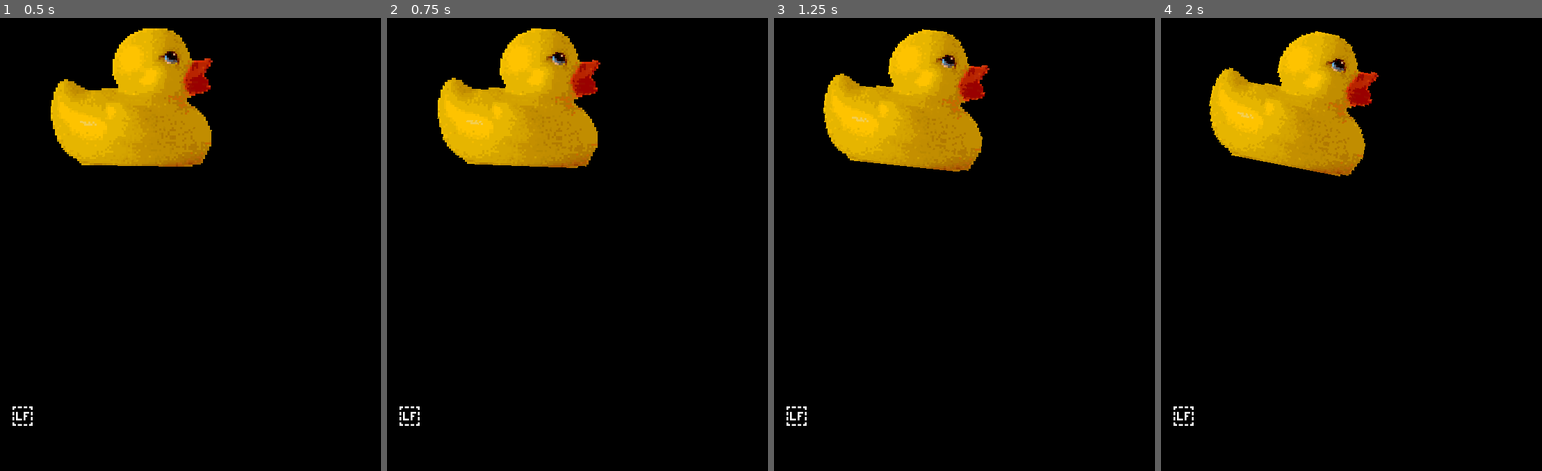
Above: before the commit, frames 1-4 (left to right).
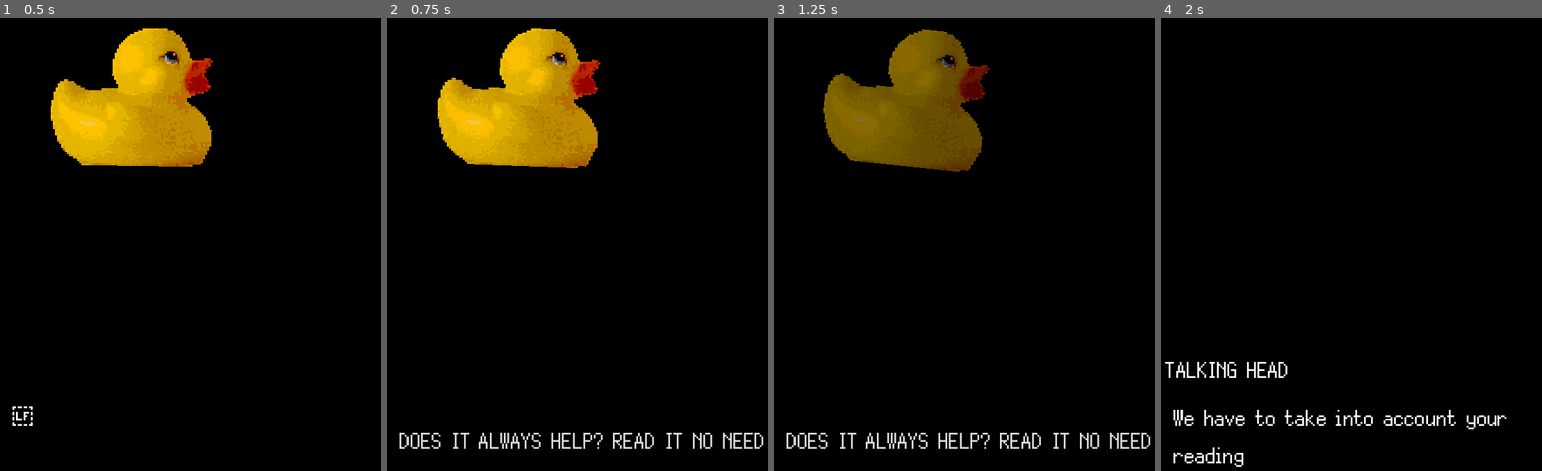
Above: after the commit, the same moments.

Repository: Cuber01/GoldenDuck
Game: Godot game, scene res://main.tscn
The game is run twice, just before and just after one commit, with the same random seed, the same clock (stepped at 60 frames per second) and the same inputs.
Inputs (mouse positions are in pixels of both pictures, inside the frame that each line leads up to):
- Up to frame 1 (0.5 s): no input
- Up to frame 2 (0.75 s): tap Enter (ui_accept) at 0.5, 0.6 s
- Up to frame 3 (1.25 s): tap Enter (ui_accept) at 0.77, 1.07 s
- Up to frame 4 (2 s): click (1275, 443) at 1.25 s, where only the run after the commit has a clickable "DOES IT ALWAYS HELP?"

Frame 1 is identical in both runs. In frame 2, 1.3% of the frame differs, in the area x 3-99%, y 85-96%; in frame 3, 10%; in frame 4, 11%, in the area x 1-91%, y 2-100%.
Error before the commit: Attempt to call function 'change_pose' in base 'null instance' on a null instance. (res://Game.gd:28)

Commit message:
Added calling functionsgit add *

Diff:
--- a/Game.gd
+++ b/Game.gd
@@ -13,6 +13,7 @@
 var enter_to_continue: bool = true
 
 func _ready():
+	DI.reset($SceneryManager)
 	DI.tokens = Parser.prepare_file("res://dialogues/intro.txt")
 
 func _process(delta):
@@ -25,10 +26,8 @@
 func go_further():
 	var dialogue_info: DialogueInterpreter.DialogueRV = DI.get_next_dialogue()
 	if dialogue_info.type == DialogueInterpreter.ReturnType.DIALOGUE:
-		$Office.change_pose()
 		update_dialogue(dialogue_info)
 	elif dialogue_info.type == DialogueInterpreter.ReturnType.CHOICES:
-		$Office.change_pose()
 		choice_menu(dialogue_info.content)
 	elif dialogue_info.type == DialogueInterpreter.ReturnType.END:
 		end_dialogue()
@@ -58,17 +57,3 @@
 	DI.choose(id)
 	go_further()
 	enter_to_continue = true
-
-func transition_fade_out():
-	var tween = create_tween()
-	tween.tween_property($TransitionFade, "color", Color(0,0,0,0), 1).set_ease(Tween.EASE_OUT).set_trans(Tween.TRANS_SINE)
-
-func transition_fade_in():
-	var tween = create_tween()
-	tween.tween_property($TransitionFade, "color", Color(0,0,0,1), 1).set_ease(Tween.EASE_IN).set_trans(Tween.TRANS_SINE)
-
-func transition_curtain():
-	var tween = create_tween()
-	tween.tween_property($TransitionCurtain, "position", Vector2(0,0), 1.5).set_ease(Tween.EASE_OUT).set_trans(Tween.TRANS_SINE)
-	tween.tween_property($TransitionCurtain, "position", Vector2(200,0), 1.5).set_ease(Tween.EASE_IN).set_trans(Tween.TRANS_SINE).set_delay(1)
-	$TransitionCurtain.position = Vector2(-200, 0)
--- a/dialogue_handling/DialogueInterpreter.gd
+++ b/dialogue_handling/dialogue_interpreter.gd
@@ -1,13 +1,15 @@
 extends Node
 class_name DialogueInterpreter
 
-var tokens = []
+var tokens: Array[Variant] = []
 
 var choice_trees: Array = [null,null,null,null,null,null,null,null,null,null]
-var current_choice_index = 0
+var current_choice_index: int = 0
 
 var indentation_level: int = 0
 var last_npc: String
+
+var functions: BuiltinLib
 
 class DialogueRV:
 	var type: ReturnType = ReturnType.NONE
@@ -23,13 +25,25 @@
 
 var dialogue_line: String
 
-var token
-var line: int
+var token: Variant = null
+var line: int = 0
 
 var i: int = 0:
 	set(value):
 		i = value
 		token = tokens[i]
+
+func reset(SceneryManager: BuiltinLib):
+	line = 0
+	token = null
+	dialogue_line = ""
+	last_npc = ""
+	indentation_level = 0
+	current_choice_index = 0
+	tokens = []
+	choice_trees = [null,null,null,null,null,null,null,null,null,null]
+
+	functions = SceneryManager
 
 func get_next_dialogue() -> DialogueRV:
 	print(tokens)
@@ -88,8 +102,18 @@
 			jump(jump_to)
 			indentation_level -= indent_change
 			i -= 1
-		elif token.type == DP.TokenType.EMPTY_LINE:
-			print("Empty line — is it useless?")
+		elif token.type == DP.TokenType.CALL:
+			var func_name = next()
+			var amount_of_args = next()
+			var args = []
+			for a in amount_of_args:
+				args.append(next())
+
+			var method = Callable(functions, func_name)
+			if len(args) > 1:
+				method.call(args)
+			else:
+				method.call()
 
 		i += 1
 	return null
--- a/dialogue_handling/DialogueParser.gd
+++ b/dialogue_handling/dialogue_parser.gd
@@ -1,9 +1,9 @@
 class_name DP
 extends Node
 
-var lines: Array
-var line_index = 0
-var tokens = []
+var lines: PackedStringArray
+var line_index := 0
+var tokens: Array[Variant] = []
 
 enum TokenType {
 	INDENT,
@@ -11,9 +11,9 @@
 	END,
 	CHARACTER,
 	CHOICE,
-	EMPTY_LINE,
 	END_CHOICE,
-	INDENT_JUMP
+	INDENT_JUMP,
+	CALL
 }
 
 class Token:
@@ -31,12 +31,12 @@
 			return "[CHARACTER " + str(line) + "]"
 		elif  type == TokenType.CHOICE:
 			return "[CHOICE " + str(line) + "]"
-		elif type == TokenType.EMPTY_LINE:
-			return "[EMPTY_LINE " + str(line) + "]"
 		elif type == TokenType.END_CHOICE:
 			return "[END_CHOICE " + str(line) + "]"
 		elif type == TokenType.INDENT_JUMP:
 			return "[INDENT_JUMP " + str(line) + "]"
+		elif type == TokenType.CALL:
+			return "[CALL " + str(line) + "]"
 
 func prepare_file(filepath: String):
 	var text: String = FileAccess.open(filepath, FileAccess.READ).get_as_text()
@@ -54,10 +54,9 @@
 	while line_index < len(lines):
 		line = lines[line_index]
 
-		if line == "" or line == " ":
-			emit_token(TokenType.EMPTY_LINE)
-		else:
+		if not(line == "" or line == " "):
 			i = 0
+
 		while i < len(line):
 			ch = line[i]
 
@@ -122,6 +121,30 @@
 					emit_token(int(indent_change), true)
 					emit_token(int(jump_to)-1, true)
 					break
+				elif keyword == "CALL":
+					i += 1 # skip space
+					var func_name = ""
+					while ch != " " or i > len(line):
+						func_name += ch
+						i += 1
+
+					var args = []
+					var current_arg = ""
+					while i > len(line):
+						i += 1
+						if ch == " ":
+							args.append(current_arg)
+						else:
+							current_arg += ch
+
+
+					args.append(current_arg)
+					emit_token(TokenType.CALL)
+					emit_token(func_name)
+					emit_token(len(args), true)
+					for a in args:
+						emit_token(a)
+					break
 				else:
 					print("Unknown Keyword")
 
--- /dev/null
+++ b/dialogue_handling/functions.gd
@@ -0,0 +1,21 @@
+extends Node2D
+class_name BuiltinLib
+
+@onready var TransitionFade: ColorRect = $TransitionFade
+@onready var TransitionCurtain: ColorRect = $TransitionCurtain
+
+var initialized = false
+
+func transition_fade_out():
+	var tween = create_tween()
+	tween.tween_property($TransitionFade, "color", Color(0,0,0,0), 1).set_ease(Tween.EASE_OUT).set_trans(Tween.TRANS_SINE)
+
+func transition_fade_in():
+	var tween = create_tween()
+	tween.tween_property($TransitionFade, "color", Color(0,0,0,1), 1).set_ease(Tween.EASE_IN).set_trans(Tween.TRANS_SINE)
+
+func transition_curtain():
+	var tween = create_tween()
+	tween.tween_property($TransitionCurtain, "position", Vector2(0,0), 1.5).set_ease(Tween.EASE_OUT).set_trans(Tween.TRANS_SINE)
+	tween.tween_property($TransitionCurtain, "position", Vector2(200,0), 1.5).set_ease(Tween.EASE_IN).set_trans(Tween.TRANS_SINE).set_delay(1)
+	$TransitionCurtain.position = Vector2(-200, 0)
--- a/main.tscn
+++ b/main.tscn
@@ -1,7 +1,8 @@
-[gd_scene load_steps=4 format=3 uid="uid://djk14je0vupb"]
+[gd_scene load_steps=5 format=3 uid="uid://djk14je0vupb"]
 
 [ext_resource type="Script" path="res://Game.gd" id="1_nevx3"]
-[ext_resource type="PackedScene" uid="uid://dgejj8lmsl7lw" path="res://item.tscn" id="3_5ttt4"]
+[ext_resource type="PackedScene" uid="uid://dgejj8lmsl7lw" path="res://scenery/item.tscn" id="3_5ttt4"]
+[ext_resource type="PackedScene" uid="uid://ccbrlfnt5yvx8" path="res://scenery/scenery_manager.tscn" id="3_wwq8o"]
 [ext_resource type="FontFile" uid="uid://bltlmx5euowoc" path="res://assets/Silver.ttf" id="4_jpoeh"]
 
 [node name="Game" type="Node2D"]
@@ -25,15 +26,7 @@
 theme_override_fonts/normal_font = ExtResource("4_jpoeh")
 theme_override_font_sizes/normal_font_size = 16
 
-[node name="TransitionFade" type="ColorRect" parent="."]
-offset_right = 200.0
-offset_bottom = 200.0
-color = Color(0, 0, 0, 0)
+[node name="SceneryManager" parent="." instance=ExtResource("3_wwq8o")]
 
-[node name="TransitionCurtain" type="ColorRect" parent="."]
-offset_left = -200.0
-offset_bottom = 200.0
-color = Color(0, 0, 0, 1)
-
-[node name="Item" parent="." instance=ExtResource("3_5ttt4")]
+[node name="Item" parent="SceneryManager" instance=ExtResource("3_5ttt4")]
 position = Vector2(70, 78)
--- /dev/null
+++ b/scenery/item.gd
@@ -0,0 +1,9 @@
+extends Sprite2D
+
+var rotate = true
+
+func _ready():
+	if rotate:
+		var tween = create_tween().set_loops(INF).set_trans(Tween.TRANS_QUAD).set_ease(Tween.EASE_IN_OUT)
+		tween.tween_property(self, "rotation_degrees", 12, 2.5)
+		tween.tween_property(self, "rotation_degrees", -12, 2.5)
--- /dev/null
+++ b/scenery/item.tscn
@@ -0,0 +1,8 @@
+[gd_scene load_steps=3 format=3 uid="uid://dgejj8lmsl7lw"]
+
+[ext_resource type="Texture2D" uid="uid://bhmxsu406j3li" path="res://assets/golden-duck.png" id="1_wv8m6"]
+[ext_resource type="Script" path="res://scenery/item.gd" id="2_lp1i7"]
+
+[node name="Item" type="Sprite2D"]
+texture = ExtResource("1_wv8m6")
+script = ExtResource("2_lp1i7")
--- /dev/null
+++ b/scenery/scenery_manager.tscn
@@ -0,0 +1,18 @@
+[gd_scene load_steps=2 format=3 uid="uid://ccbrlfnt5yvx8"]
+
+[ext_resource type="Script" path="res://dialogue_handling/functions.gd" id="1_d5x87"]
+
+[node name="SceneryManager" type="Node2D"]
+script = ExtResource("1_d5x87")
+
+[node name="TransitionFade" type="ColorRect" parent="."]
+z_index = 1
+z_as_relative = false
+offset_right = 200.0
+offset_bottom = 200.0
+color = Color(0, 0, 0, 0)
+
+[node name="TransitionCurtain" type="ColorRect" parent="."]
+offset_left = -200.0
+offset_bottom = 200.0
+color = Color(0, 0, 0, 1)
--- /dev/null
+++ b/ui/ButtonMenu.gd
@@ -0,0 +1,31 @@
+class_name ChoicesMenu
+extends BoxContainer
+
+const MY_SCENE = preload("res://ui/choices_menu.tscn")
+const BUTTON_OFFSET: int = 10
+
+var choices: Array
+var buttons: Array
+var onChoice: Callable
+
+static func init(position: Vector2, choices: Array, onChoice) -> ChoicesMenu:
+	var new_choices_menu: ChoicesMenu = MY_SCENE.instantiate()
+	new_choices_menu.position = position
+	new_choices_menu.choices = choices
+	new_choices_menu.onChoice = onChoice
+	return new_choices_menu
+
+func _ready():
+	var i: int = 0
+	while i < len(choices):
+		buttons.append(ChoiceButton.init(choices[i],
+						Vector2(self.position.x,
+								self.position.y)))
+		i += 1
+
+	for btn in buttons:
+		add_child(btn)
+		btn.connect("choice_taken", onChoice)
+
+	set_focus_mode(Control.FOCUS_CLICK)
+	grab_focus.call_deferred()
--- /dev/null
+++ b/ui/button.gd
@@ -0,0 +1,14 @@
+extends Button
+class_name ChoiceButton
+
+const MY_SCENE = preload("res://ui/button.tscn")
+signal choice_taken(id: String)
+
+static func init(text, position) -> ChoiceButton:
+	var new_button: ChoiceButton = MY_SCENE.instantiate()
+	new_button.position = position
+	new_button.text = text
+	return new_button
+
+func _on_pressed():
+	choice_taken.emit(text)
--- /dev/null
+++ b/ui/button.tscn
@@ -0,0 +1,21 @@
+[gd_scene load_steps=5 format=3 uid="uid://citbjsmrsmef4"]
+
+[ext_resource type="FontFile" uid="uid://bltlmx5euowoc" path="res://assets/Silver.ttf" id="1_ko3cd"]
+[ext_resource type="Script" path="res://ui/button.gd" id="2_83255"]
+
+[sub_resource type="StyleBoxFlat" id="StyleBoxFlat_yanwr"]
+bg_color = Color(0, 0, 0, 1)
+
+[sub_resource type="StyleBoxFlat" id="StyleBoxFlat_p7j0o"]
+bg_color = Color(1, 0.317647, 0.427451, 1)
+
+[node name="Button" type="Button"]
+offset_right = 41.0
+offset_bottom = 19.0
+theme_override_fonts/font = ExtResource("1_ko3cd")
+theme_override_font_sizes/font_size = 16
+theme_override_styles/normal = SubResource("StyleBoxFlat_yanwr")
+theme_override_styles/hover = SubResource("StyleBoxFlat_p7j0o")
+script = ExtResource("2_83255")
+
+[connection signal="pressed" from="." to="." method="_on_pressed"]
--- /dev/null
+++ b/ui/choices_menu.tscn
@@ -0,0 +1,8 @@
+[gd_scene load_steps=2 format=3 uid="uid://bpbh83rkvudeu"]
+
+[ext_resource type="Script" path="res://ui/ButtonMenu.gd" id="1_18en0"]
+
+[node name="BoxContainer" type="BoxContainer"]
+offset_right = 40.0
+offset_bottom = 40.0
+script = ExtResource("1_18en0")
Not shown, changed: dialogues/intro.txt
